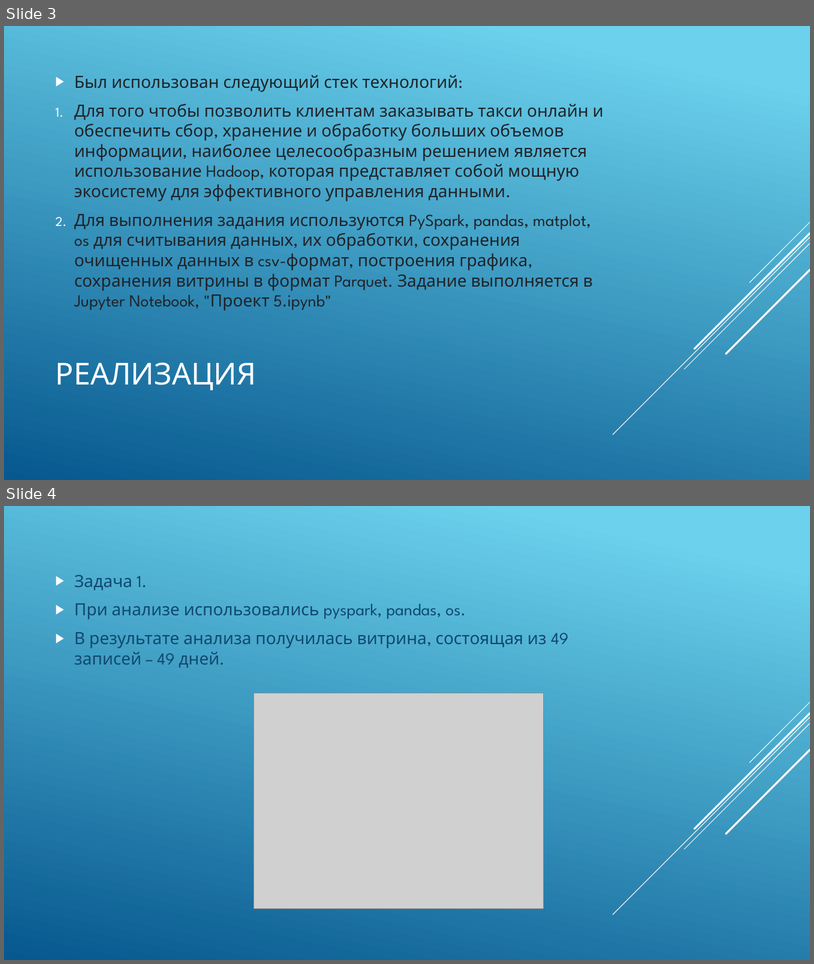
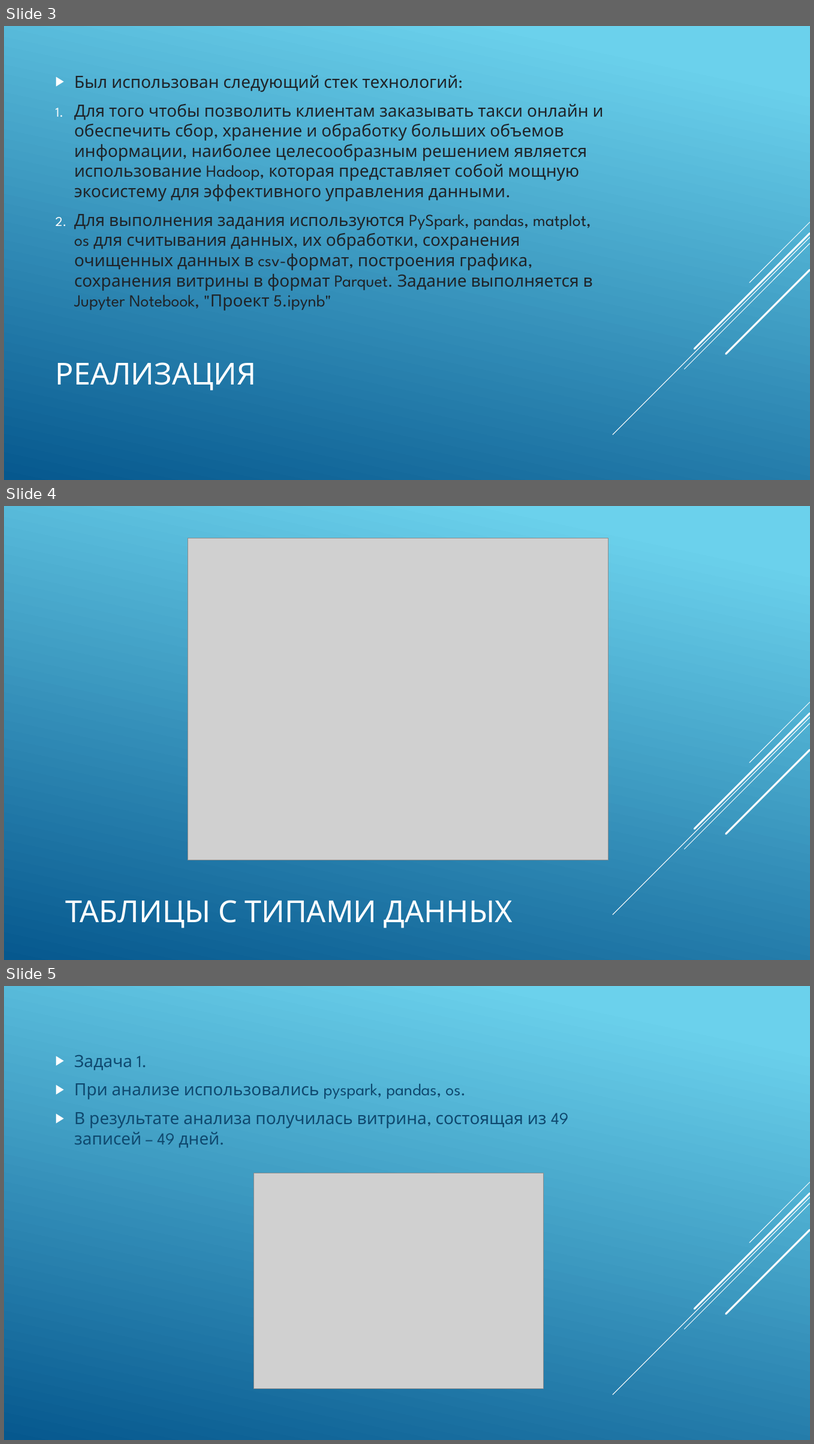
Before and after one commit to bohemianjerk/1T_final, a slide deck: Презентация.pptx. Shown one above the other, each under a label of ours: slides 3 and 4 before the commit, slides 3, 4 and 5 after it. The pictures are 814x964 and 814x1444 pixels, drawn with LibreOffice and Linux fonts; fonts in the diff are those of the drawing; grey boxes stand for pictures. Boxes give left, top, right and bottom in pixels: in the first picture for what was removed or moved away, otherwise in the second. Text is boxed around its words. In the diff, an @@ line names an element or a change of style, - is before the commit and + after.

Commit message:
Добавлена er-диаграмма в презентацию

```diff
--- a/Презентация.pptx
+++ b/Презентация.pptx
@@ slide 4 added at bbox=[4, 506, 810, 960], background gradient #6ED2EB to #06588E; not listed: 5 template elements that a slide beside it also shows @@
@@ picture added at bbox=[188, 538, 608, 860] @@
@@ title added at bbox=[65, 900, 513, 928], 36 pt, text #FFFFFF @@
+ТАБЛИЦЫ С ТИПАМИ ДАННЫХ
@@ what was slide 4 is now slide 5 @@
```
